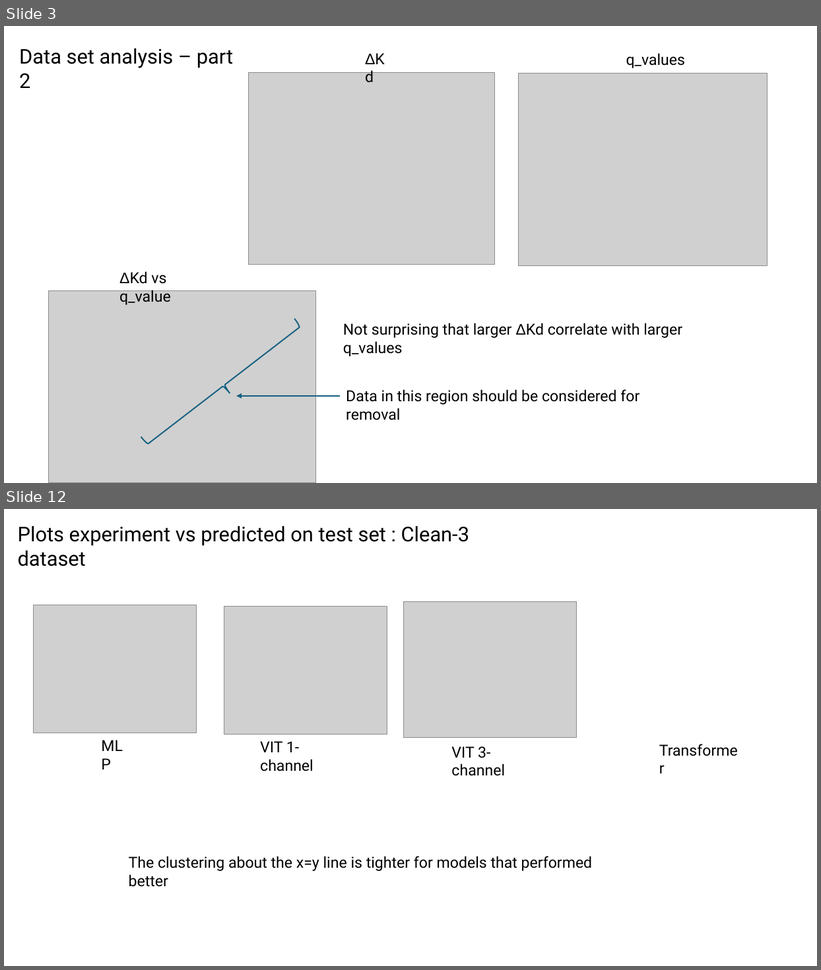
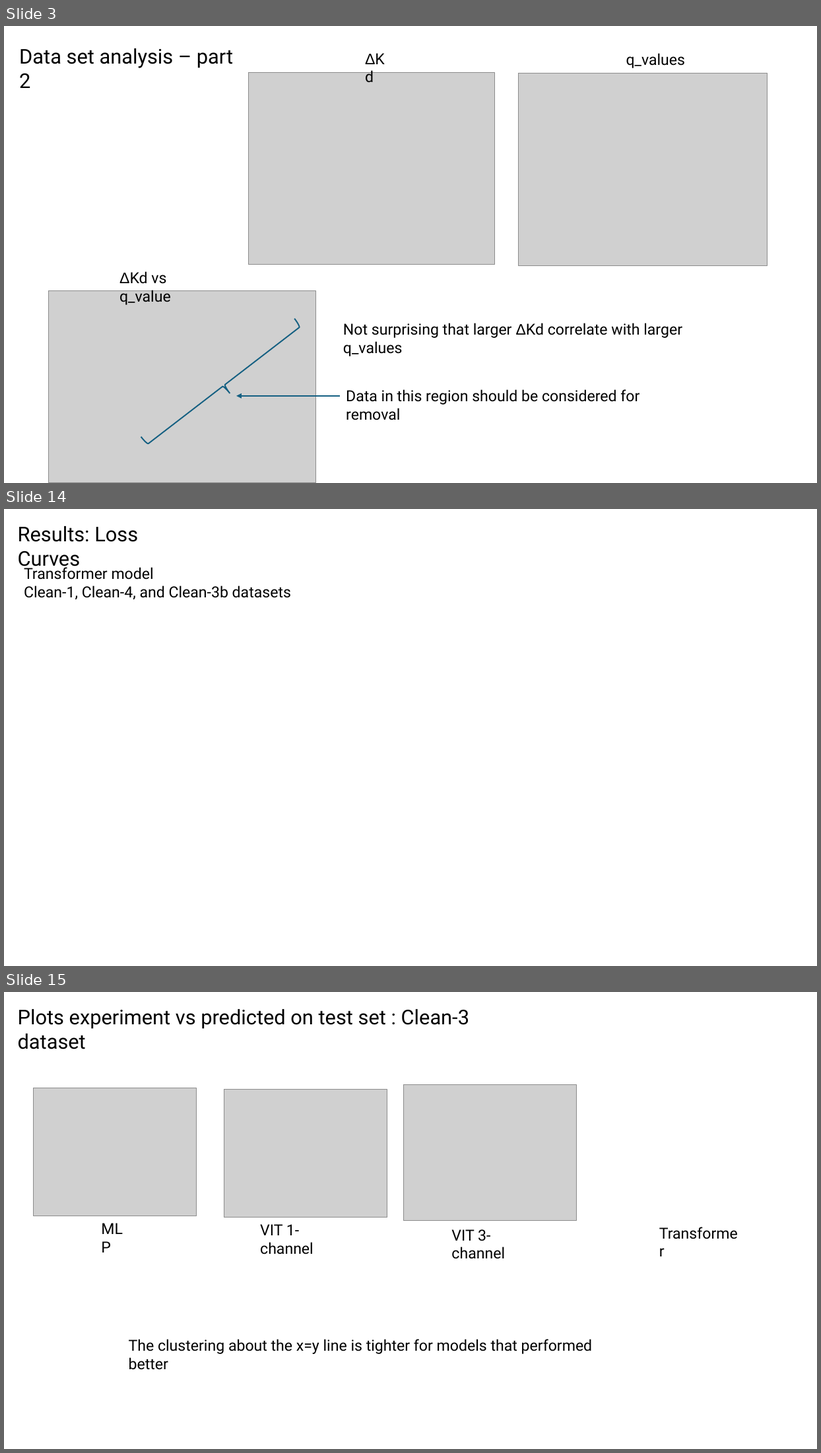
Before and after one commit to planaria158/BERT-antibody-antigen-binding-energy, a slide deck: Homework-aAlphaBio.pptx. Shown one above the other, each under a label of ours: slides 3 and 12 before the commit, slides 3, 14 and 15 after it; the slides between them are not shown. The pictures are 821x970 and 821x1453 pixels, drawn with LibreOffice and Linux fonts; fonts in the diff are those of the drawing; grey boxes stand for pictures. Boxes give left, top, right and bottom in pixels: in the first picture for what was removed or moved away, otherwise in the second. Text is boxed around its words. In the diff, an @@ line names an element or a change of style, - is before the commit and + after.

```diff
--- a/Homework-aAlphaBio.pptx
+++ b/Homework-aAlphaBio.pptx
@@ slide 14 added at box(4, 509, 817, 966), background #FFFFFF @@
@@ text added at box(18, 526, 138, 572), 24 pt, text #000000 @@
+Results: Loss Curves
@@ text added at box(24, 566, 291, 599), 18 pt, text #000000 @@
+Transformer model
+Clean-1, Clean-4, and Clean-3b datasets
@@ what was slide 12 is now slide 15 @@
```
Also in this commit, not shown: 12 slides changed, 2 other slides added, 1 other file.
